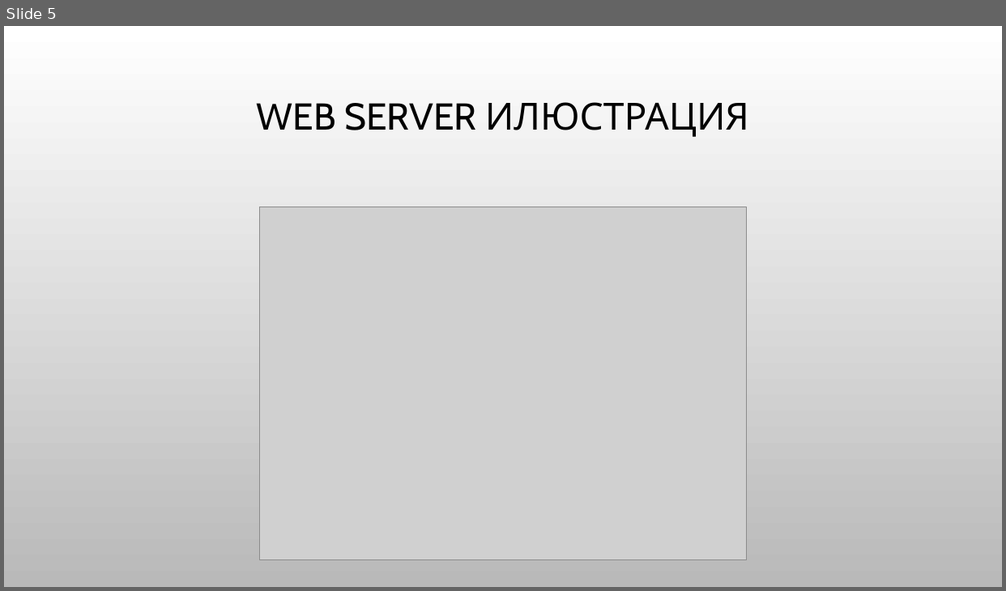
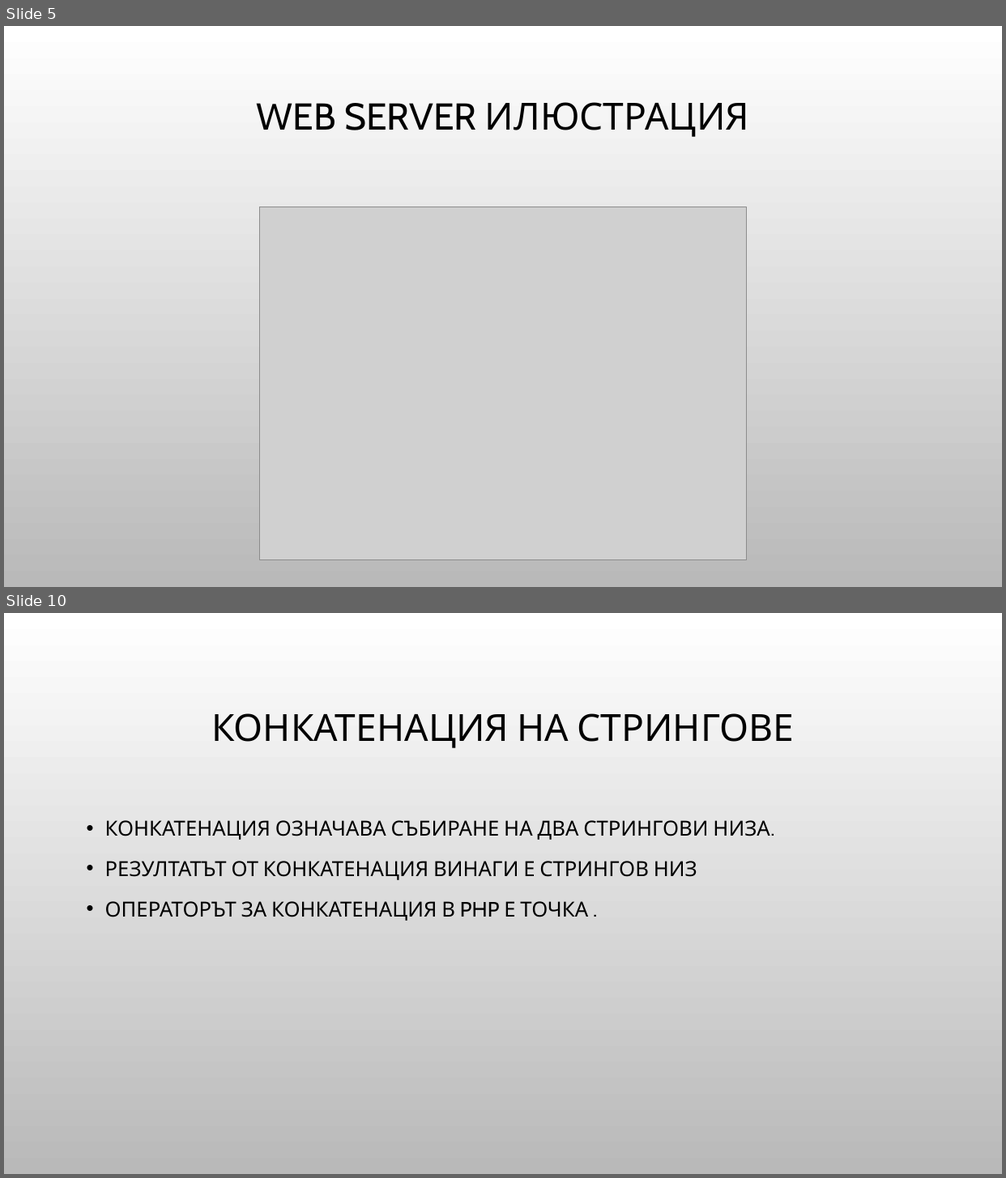
Before and after one commit to Bilyukov/php-mysql-course, a slide deck: 04.php-basics.pptx. Shown one above the other, each under a label of ours: slide 5 before the commit, slides 5 and 10 after it; the slides between them are not shown. The pictures are 1006x591 and 1006x1178 pixels, drawn with LibreOffice and Linux fonts; fonts in the diff are those of the drawing; grey boxes stand for pictures; background and template pictures are left out. Boxes give left, top, right and bottom in pixels: in the first picture for what was removed or moved away, otherwise in the second. Text is boxed around its words. In the diff, an @@ line names an element or a change of style, - is before the commit and + after.

```diff
--- a/04.php-basics.pptx
+++ b/04.php-basics.pptx
@@ slide 10 added at (4,613,1002,1174), background picture (left out) @@
@@ title added at (211,713,794,748), 36 pt, text #000000 @@
+КОНКАТЕНАЦИЯ НА СТРИНГОВЕ
@@ text added at (105,820,769,921), 20 pt, text #000000 @@
+• КОНКАТЕНАЦИЯ ОЗНАЧАВА СЪБИРАНЕ НА ДВА СТРИНГОВИ НИЗА.
+• РЕЗУЛТАТЪТ ОТ КОНКАТЕНАЦИЯ ВИНАГИ Е СТРИНГОВ НИЗ
+• ОПЕРАТОРЪТ ЗА КОНКАТЕНАЦИЯ В PHP Е ТОЧКА .
```
Also in this commit, not shown: 1 slide changed, 7 other slides added, 6 other files.
